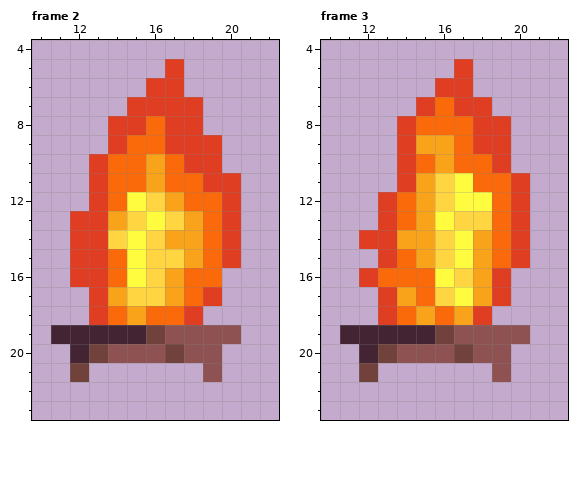
One commit to this pixel-art file: fire_sketch/fire_src.aseprite. Above: the version before the commit.
32x32 pixels, 6 frames. Shown: frame 2: x 10..22, y 4..23; frame 3: x 10..22, y 4..23.
The result:
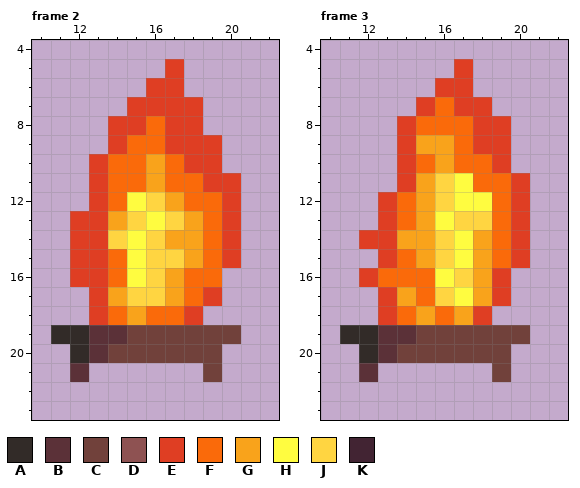
Palette (. is transparent): A #322b28  B #5b3138  C #71413b  D #8e5252  E #df3e23  F #fa6a0a  G #f9a31b  H #fffc40  J #ffd541  K #422433
From old to new:
Frame 2:
The author changed colour K to colour A in row 19 at x 11 to 12; in row 20 at x 12.
The author changed colour C to colour B in row 20 at x 13; in row 21 at x 12.
The author changed colour K to colour B in row 19 at x 13 to 14.
The author changed colour D to colour C in row 19 at x 17 to 20; in row 20 at x 14 to 16 and 18 to 19; in row 21 at x 19.
The author changed colour K to colour C in row 19 at x 15.
Frame 3: the same change as frame 2
Boxes around the changes in both pictures, in picture pixels (x1, y1, x2, y2):
changed: (51, 325, 241, 382)
changed: (340, 325, 530, 382)
